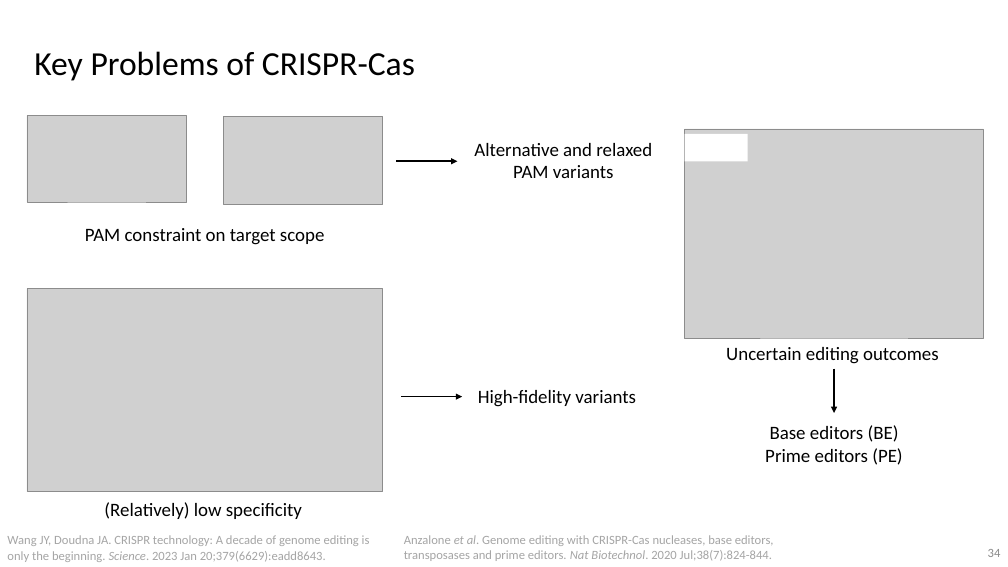
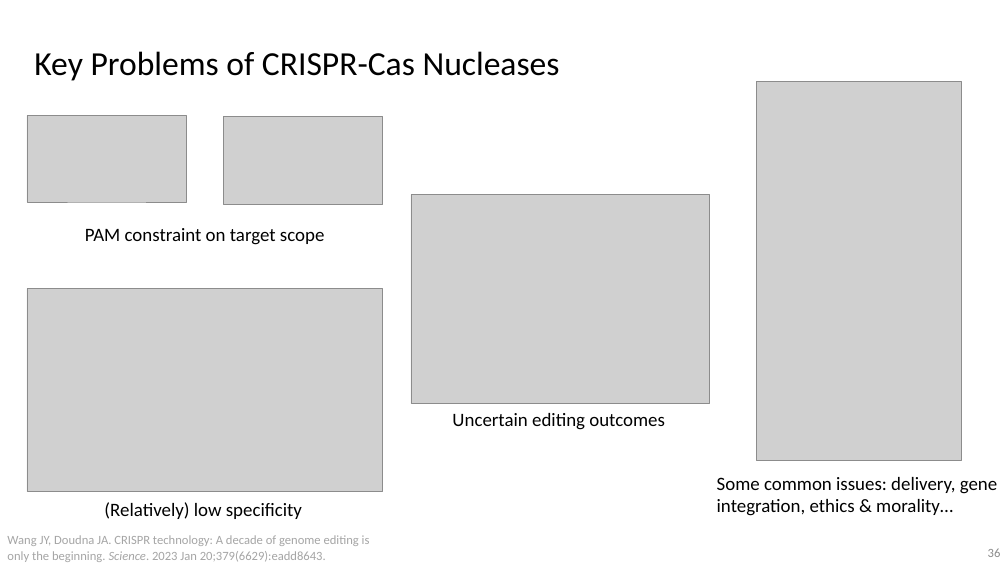
Before and after one commit to vwOvOwv/PKU-Undergraduate-Course, a slide deck: slide 36 of 遗传学(Genetics)/讨论课/Topic-3_遗传学技术/CRISPR-Cas.pptx (slide 34 before the commit). Drawn at 1008x567 pixels with LibreOffice and Linux fonts; fonts in the diff are those of the drawing; grey boxes stand for pictures. Boxes give left, top, right and bottom in pixels: in the first picture for what was removed or moved away, otherwise in the second. Text is boxed around its words. In the diff, an @@ line names an element or a change of style, - is before the commit and + after.

```diff
--- a/遗传学(Genetics)/讨论课/Topic-3_遗传学技术/CRISPR-Cas.pptx
+++ b/遗传学(Genetics)/讨论课/Topic-3_遗传学技术/CRISPR-Cas.pptx
@@ text at [34, 51, 560, 81]: text changed @@
-Key Problems of CRISPR-Cas
+Key Problems of CRISPR-Cas Nucleases
@@ picture added at [756, 82, 961, 461] @@
@@ text removed at [474, 143, 652, 178] @@
-Alternative and relaxed PAM variants
@@ arrow removed from (396, 161) to (457, 161) @@
@@ picture: place and size @@
-picture at [685, 129, 984, 338]
+picture at [411, 195, 710, 404]
@@ arrow removed from (834, 369) to (834, 413) @@
@@ arrow removed from (402, 397) to (462, 397) @@
@@ text "Uncertain editing outcomes": place and size @@
-text "Uncertain editing outcomes" at [726, 347, 939, 364]
+text "Uncertain editing outcomes" at [452, 413, 665, 430]
@@ text removed at [478, 390, 636, 407] @@
-High-fidelity variants
@@ text removed at [765, 425, 902, 465] @@
-Base editors (BE) Prime editors (PE)
@@ text added at [717, 477, 997, 516], 18 pt, text #000000 @@
+Some common issues: delivery, gene integration, ethics & morality…
@@ text removed at [404, 535, 774, 561] @@
-Anzalone et al. Genome editing with CRISPR-Cas nucleases, base editors, transposases and prime editors. Nat Biotechnol. 2020 Jul;38(7):824-844.
```
Also in this commit, not shown: 18 other slides changed, 5 slides added, 1 other file.
